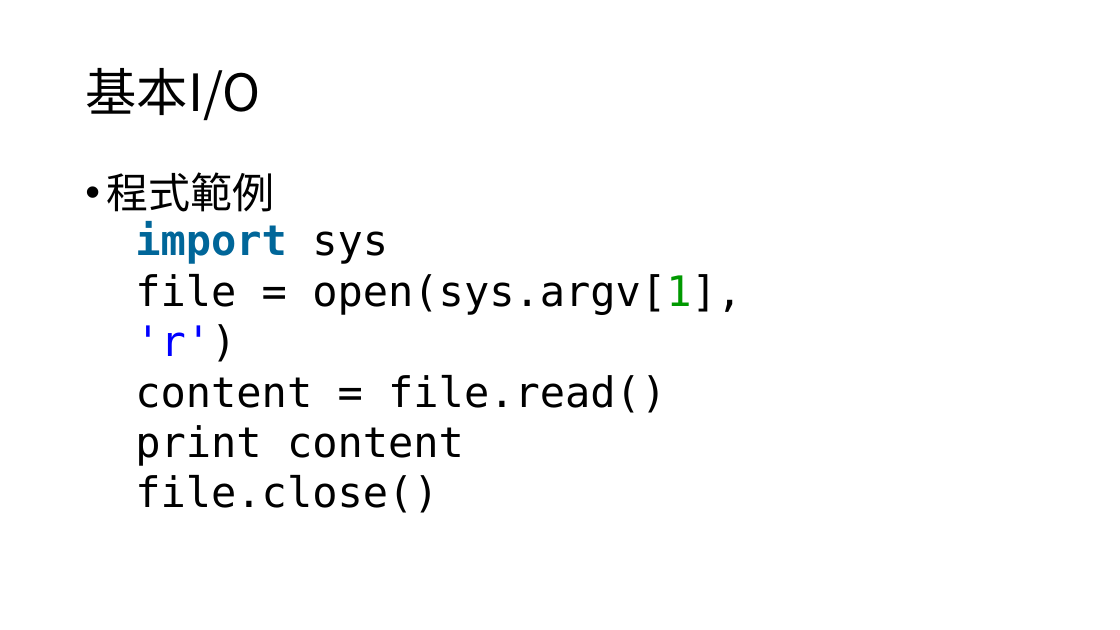
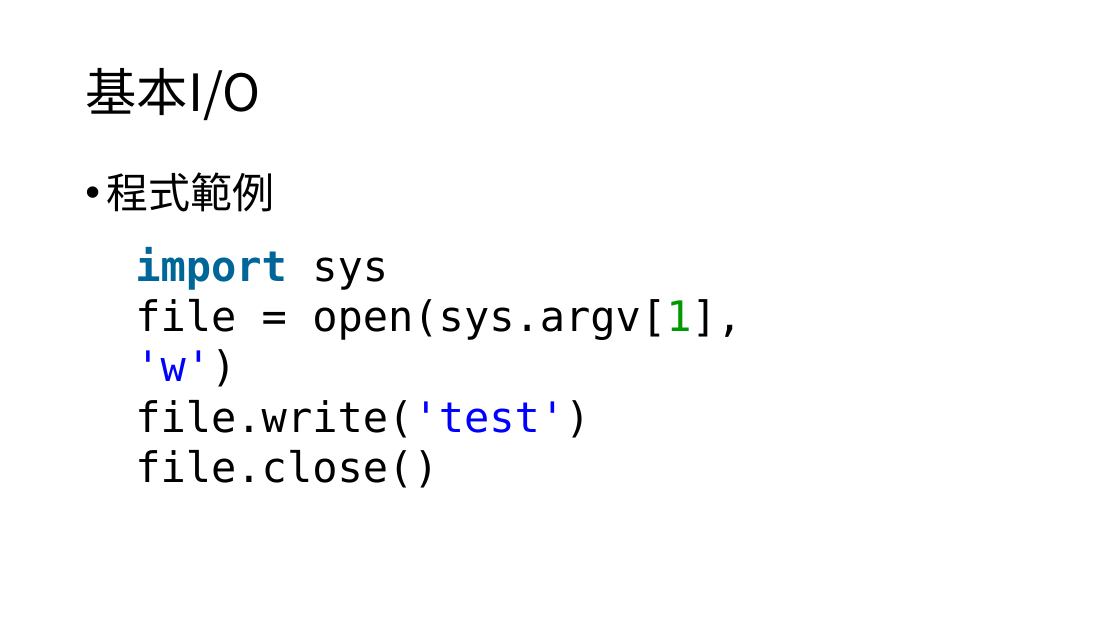
Before and after one commit to timmy61109/Python-Tutorial, a slide deck: slide 21 of Python程式設計入門指南.pptx (slide 22 before the commit). Drawn at 1120x630 pixels with LibreOffice and Linux fonts; fonts in the diff are those of the drawing. Boxes give left, top, right and bottom in pixels: in the first picture for what was removed or moved away, otherwise in the second. Text is boxed around its words. In the diff, an @@ line names an element or a change of style, - is before the commit and + after.

```diff
--- a/Python程式設計入門指南.pptx
+++ b/Python程式設計入門指南.pptx
@@ text "import sys": place and size @@
-text "import sys" at (135, 221, 742, 513)
+text "import sys" at (135, 247, 742, 488)
@@ text at (135, 299, 742, 438): text changed @@
-file = open(sys.argv[1], 'r')
-content = file.read()
-print content
+file = open(sys.argv[1], 'w')
+file.write('test')
```
Also in this commit, not shown: 6 other slides changed, 55 slides added, 1 slide removed.
